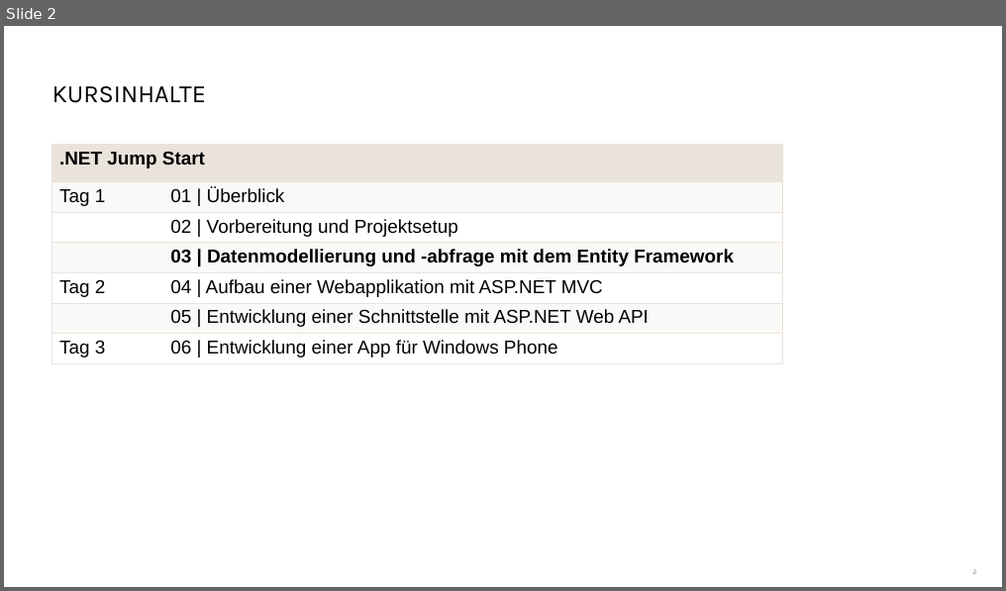
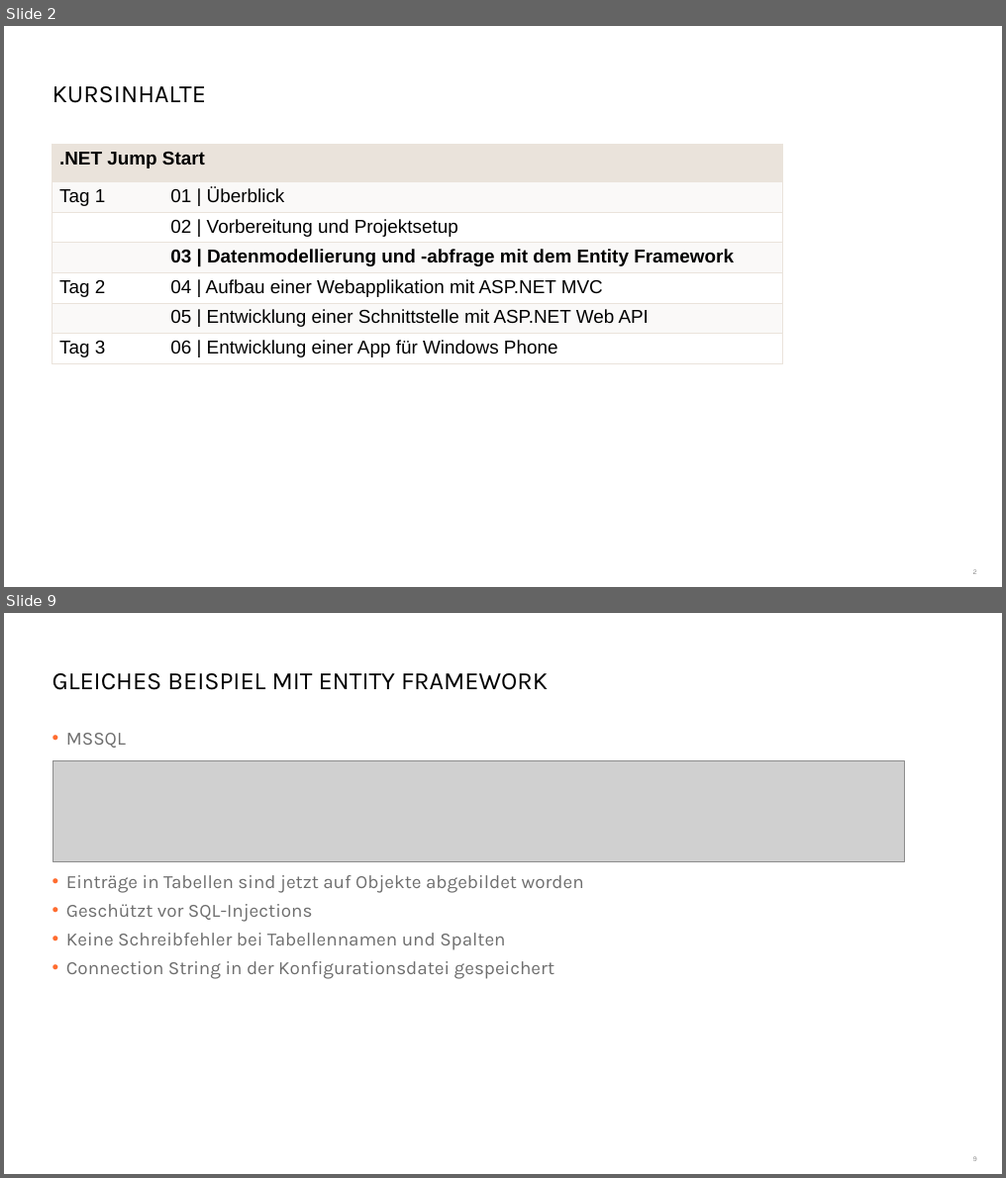
Before and after one commit to danielbeckmann/DotNETJumpStart, a slide deck: 03. Datenmodellierung und -abfrage mit dem Entity Framework/03. Datenmodellierung und -abfrage mit dem Entity Framework.pptx. Shown one above the other, each under a label of ours: slide 2 before the commit, slides 2 and 9 after it; the slides between them are not shown. The pictures are 1006x591 and 1006x1178 pixels, drawn with LibreOffice and Linux fonts; fonts in the diff are those of the drawing; grey boxes stand for pictures; background and template pictures are left out. Boxes give left, top, right and bottom in pixels: in the first picture for what was removed or moved away, otherwise in the second. Text is boxed around its words. In the diff, an @@ line names an element or a change of style, - is before the commit and + after.

```diff
--- a/03. Datenmodellierung und -abfrage mit dem Entity Framework/03. Datenmodellierung und -abfrage mit dem Entity Framework.pptx
+++ b/03. Datenmodellierung und -abfrage mit dem Entity Framework/03. Datenmodellierung und -abfrage mit dem Entity Framework.pptx
@@ slide 9 added at <box>4,613,1002,1174</box>, background #FFFFFF @@
@@ title added at <box>53,673,548,690</box>, 24 pt, text #000000 @@
+GLEICHES BEISPIEL MIT ENTITY FRAMEWORK
@@ text added at <box>66,733,584,979</box>, 18 pt, text #6E6E6E @@
+• MSSQL
+• Einträge in Tabellen sind jetzt auf Objekte abgebildet worden
+• Geschützt vor SQL-Injections
+• Keine Schreibfehler bei Tabellennamen und Spalten
+• Connection String in der Konfigurationsdatei gespeichert
@@ picture added at <box>53,761,905,862</box> @@
@@ page number added at <box>973,1157,977,1161</box>, 7 pt, text #8C8C8C @@
+9
```
Also in this commit, not shown: 1 slide changed, 31 other slides added, 1 slide removed, 5 other files.
